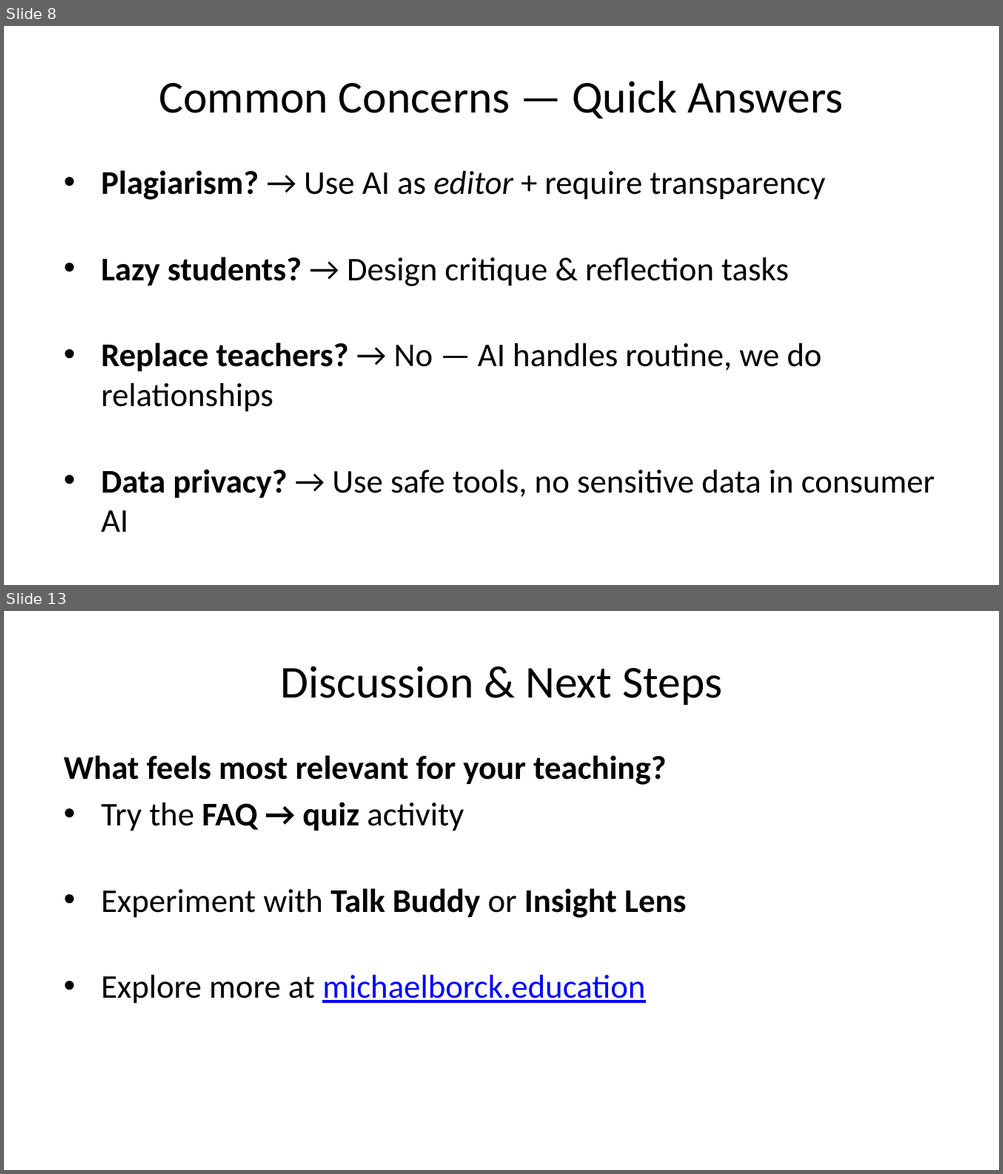
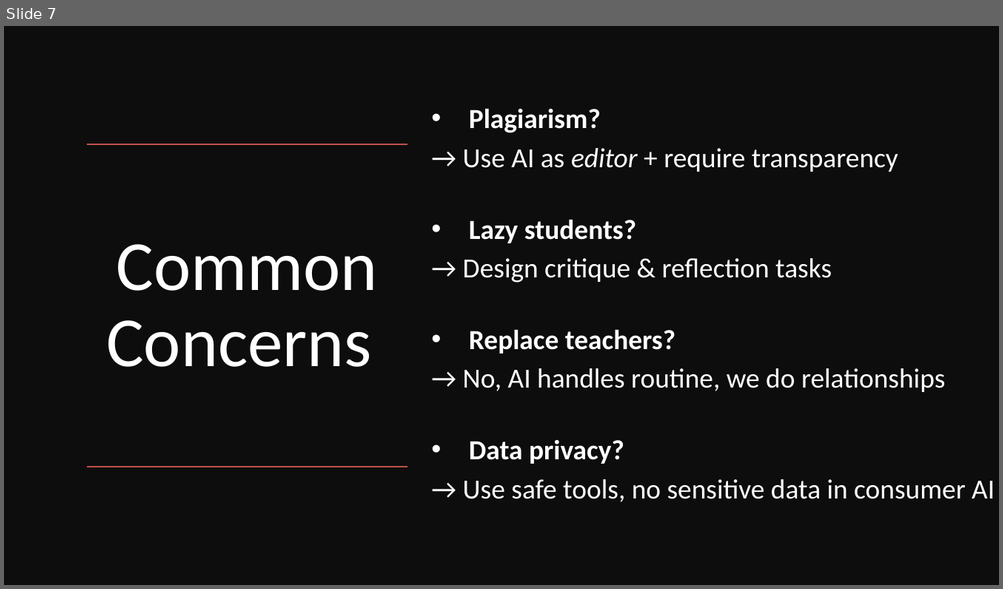
Before and after one commit to michaelborck-education/michaelborck.education, a slide deck: ai/downloads/presentation.pptx. Shown one above the other, each under a label of ours: slides 8 and 13 before the commit, slide 7 after it; the slides between them are not shown. The pictures are 1003x1174 and 1003x589 pixels, drawn with LibreOffice and Linux fonts; fonts in the diff are those of the drawing. Boxes give left, top, right and bottom in pixels: in the first picture for what was removed or moved away, otherwise in the second. Text is boxed around its words. In the diff, an @@ line names an element or a change of style, - is before the commit and + after.

```diff
--- a/ai/downloads/presentation.pptx
+++ b/ai/downloads/presentation.pptx
@@ slide 13 removed at [4,611,999,1170], background #FFFFFF @@
@@ title removed at [280,666,722,705] @@
-Discussion & Next Steps
@@ text removed at [64,755,686,1004] @@
-What feels most relevant for your teaching?
-• Try the FAQ → quiz activity
-• Experiment with Talk Buddy or Insight Lens
-• Explore more at michaelborck.education
@@ what was slide 8 is now slide 7 @@
@@ slide 7 changed as well @@
@@ rectangle added at [4,26,999,585], fill #0D0D0D @@
@@ text "Plagiarism?" at [463,108,994,503]: vertical alignment top to middle @@
@@ text at [463,108,994,503]: text changed; size 24 to 20 pt; text colour #000000 to #FFFFFF @@
-• Plagiarism? → Use AI as editor + require transparency
-• Lazy students? → Design critique & reflection tasks
-• Replace teachers? → No — AI handles routine, we do relationships
-• Data privacy? → Use safe tools, no sensitive data in consumer AI
+• Plagiarism?
+→ Use AI as editor + require transparency
+• Lazy students?
+→ Design critique & reflection tasks
+• Replace teachers?
+→ No, AI handles routine, we do relationships
+• Data privacy?
+→ Use safe tools, no sensitive data in consumer AI
@@ line added from (408, 144) to (87, 144), #C0504D 1 pt @@
@@ title at [106,244,378,367]: text changed; size 33 to 51 pt; text colour #000000 to #FFFFFF @@
-Common Concerns — Quick Answers
+Common Concerns
@@ line added from (408, 468) to (87, 468), #C0504D 1 pt @@
```
Also in this commit, not shown: 10 other slides changed, 1 other slide removed, 1 other file.
